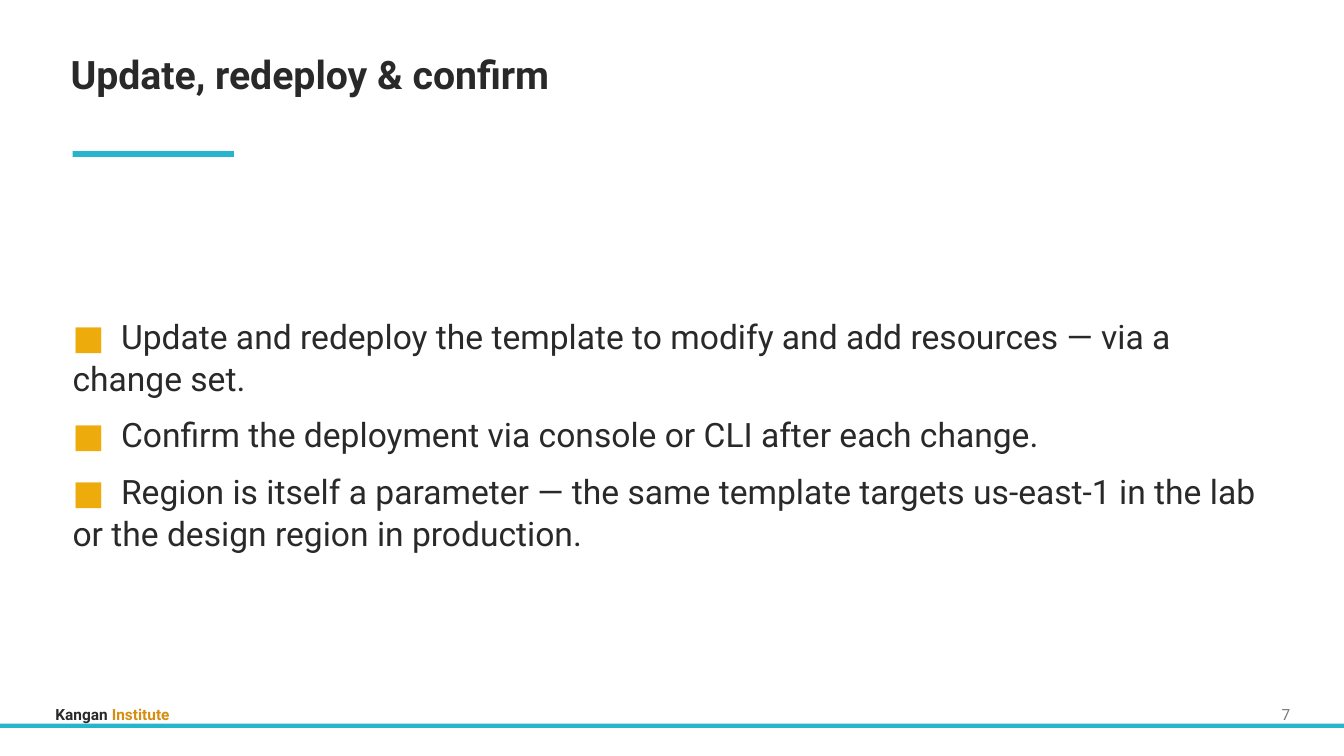
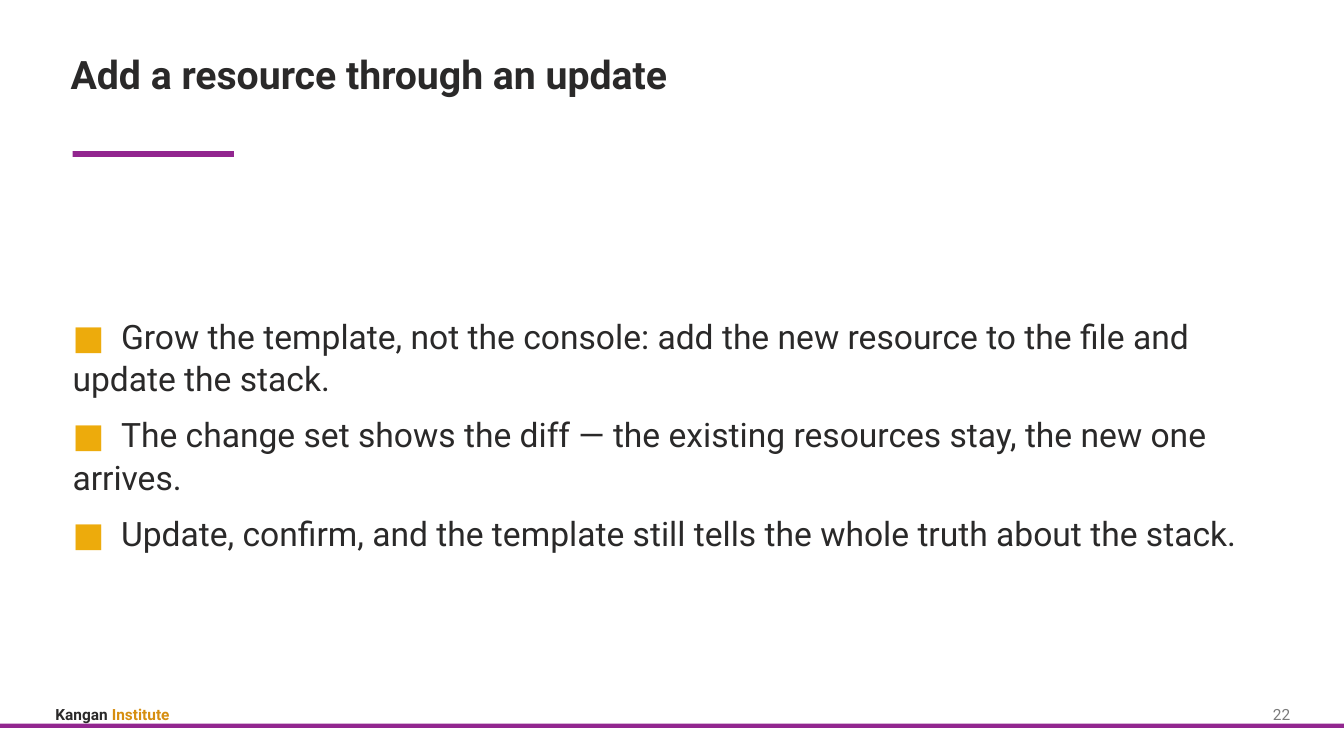
Before and after one commit to Digital-Initiatives-Kangan-Institute/diploma-cloud-cyber-content-s1, a slide deck: slide 28 of S1-CL2-Cloud-Disaster-Recovery/delivery/topic_07/Topic_07_Slides.pptx (slide 10 before the commit). Drawn at 1344x756 pixels with LibreOffice and Linux fonts; fonts in the diff are those of the drawing. Boxes give left, top, right and bottom in pixels: in the first picture for what was removed or moved away, otherwise in the second. Text is boxed around its words. In the diff, an @@ line names an element or a change of style, - is before the commit and + after.

```diff
--- a/S1-CL2-Cloud-Disaster-Recovery/delivery/topic_07/Topic_07_Slides.pptx
+++ b/S1-CL2-Cloud-Disaster-Recovery/delivery/topic_07/Topic_07_Slides.pptx
@@ text at (71, 59, 667, 97): text changed @@
-Update, redeploy & confirm
+Add a resource through an update
@@ rectangle at (73, 151, 234, 157): fill #27B5CE to #92268F @@
@@ text at (73, 323, 1236, 553): text changed @@
-■ Update and redeploy the template to modify and add resources — via a change set.
-■ Confirm the deployment via console or CLI after each change.
-■ Region is itself a parameter — the same template targets us-east-1 in the lab or the design region in production.
+■ Grow the template, not the console: add the new resource to the file and update the stack.
+■ The change set shows the diff — the existing resources stay, the new one arrives.
+■ Update, confirm, and the template still tells the whole truth about the stack.
@@ text at (1273, 709, 1290, 725): text changed @@
-7
+22
@@ rectangle at (0, 724, 1344, 728): fill #27B5CE to #92268F @@
```
Also in this commit, not shown: 14 other slides changed, 17 slides added, 2 slides removed, 36 other files.
